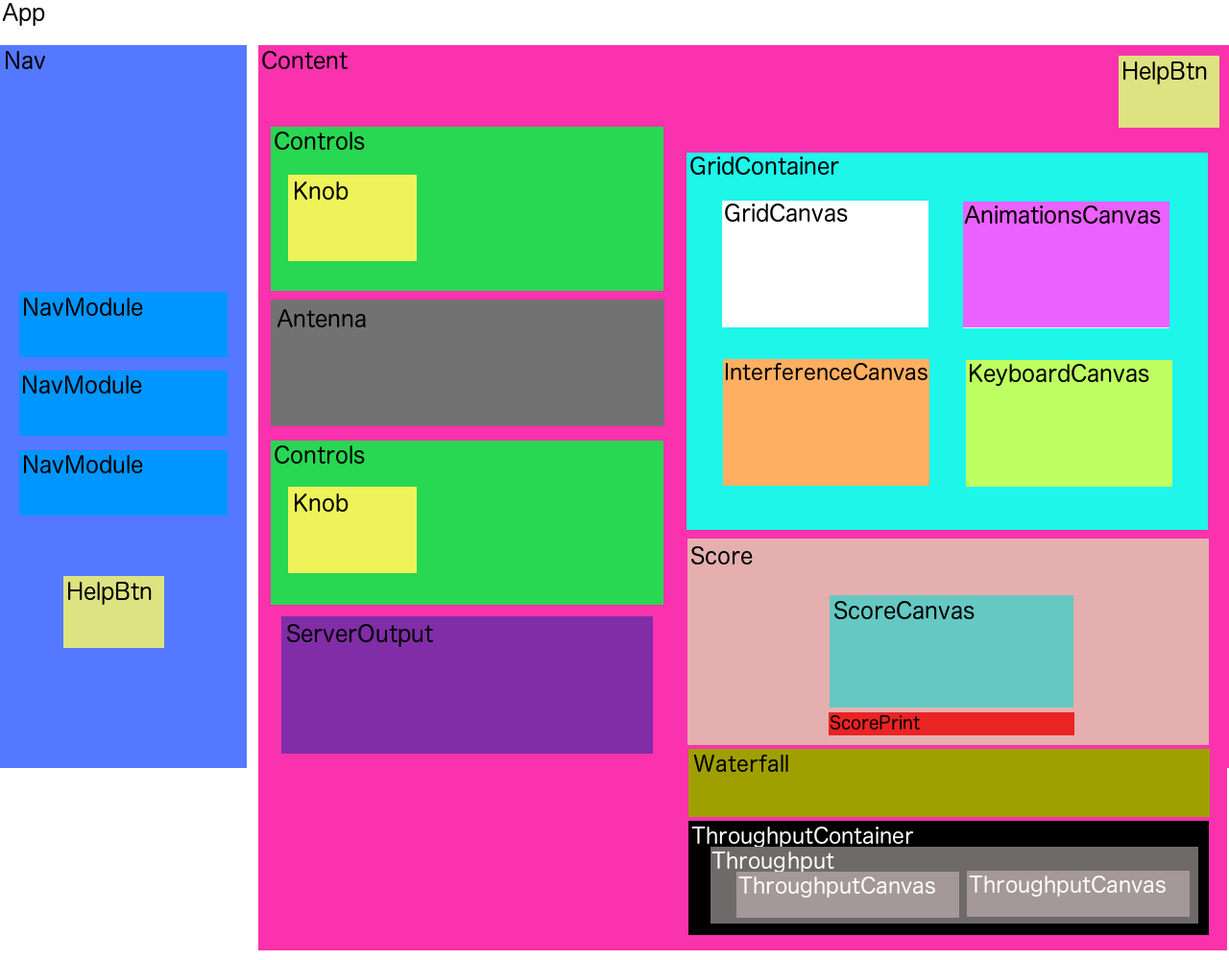
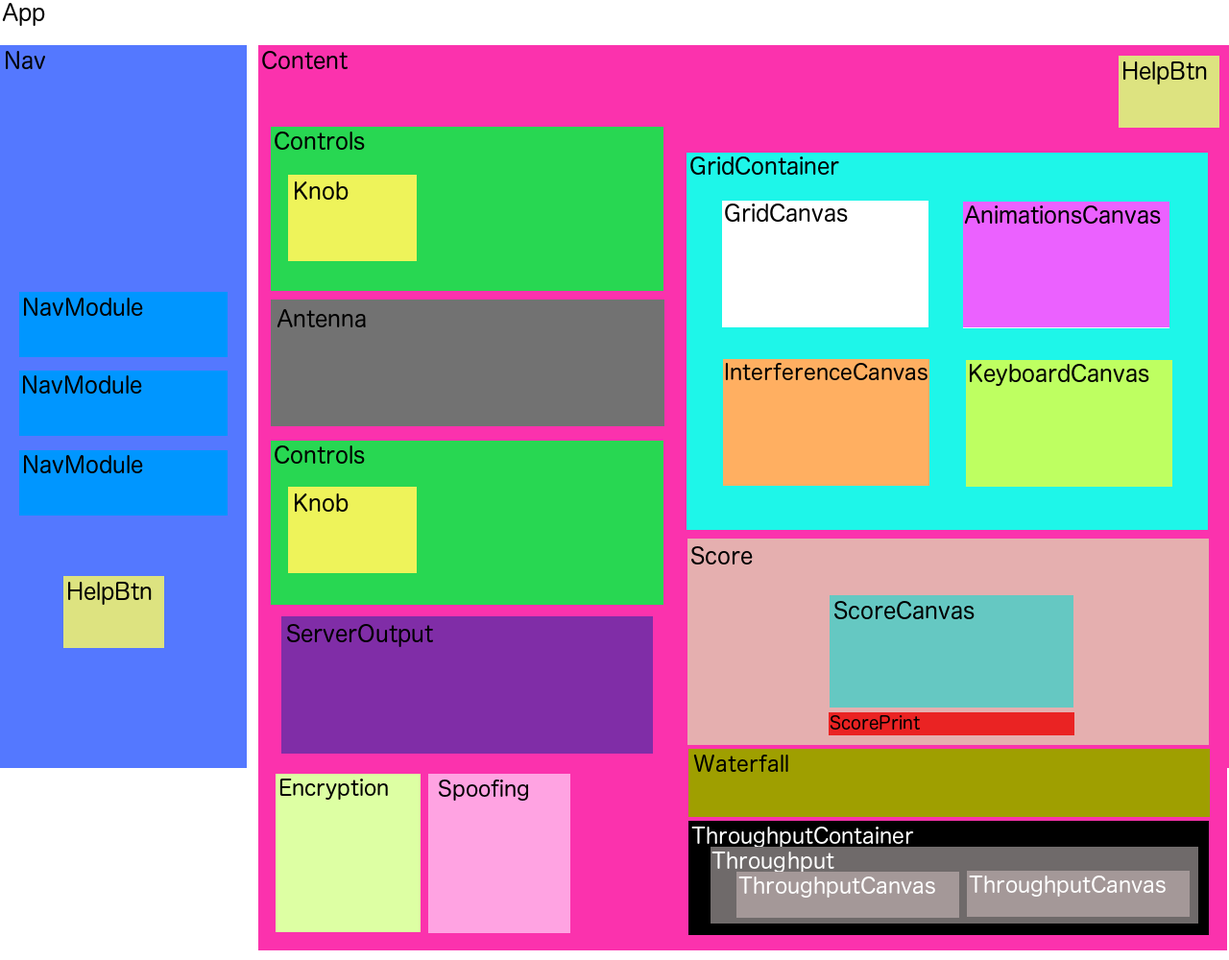
Before/after of a 1229×960 layered artwork. What changed in the layer stack:
added layer "Spoofing" in group "Content #1" over left=428, top=773, right=571, bottom=934
added layer "Encryption" in group "Content #1" over left=275, top=773, right=421, bottom=933
